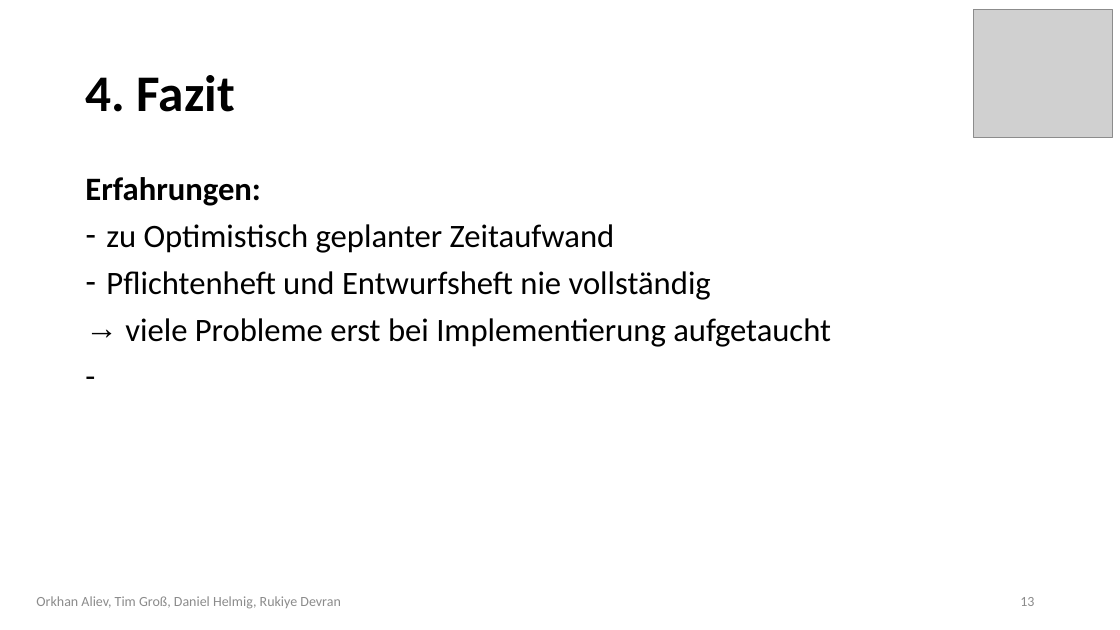
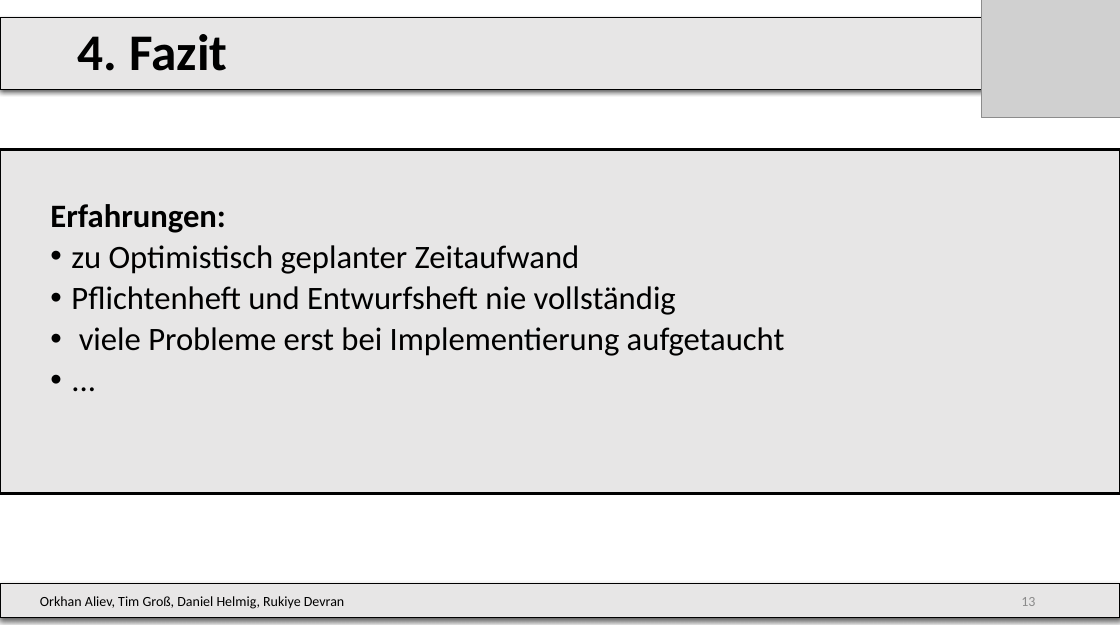
Before and after one commit to DrMopiti/pse, a slide deck: slide 13 of Abschlusspräsentation/Abschlusspräsentation.pptx. Drawn at 1120x630 pixels with LibreOffice and Linux fonts; fonts in the diff are those of the drawing; grey boxes stand for pictures; background and template pictures are left out. Boxes give left, top, right and bottom in pixels: in the first picture for what was removed or moved away, otherwise in the second. Text is boxed around its words. In the diff, an @@ line names an element or a change of style, - is before the commit and + after.

Commit message:
Folien überarbeitet, Inhalte nicht vollständig

```diff
--- a/Abschlusspräsentation/Abschlusspräsentation.pptx
+++ b/Abschlusspräsentation/Abschlusspräsentation.pptx
@@ rectangle "4. Fazit": place and size @@
-rectangle "4. Fazit" at (85,75,235,112)
+rectangle "4. Fazit" at (0,18,1004,89)
@@ rectangle "4. Fazit" at (0,18,1004,89): fill none to #E7E6E6; outline none to #000000 0.75 pt; shadow on @@
@@ picture: place and size @@
-picture at (974,10,1112,137)
+picture at (982,0,1120,117)
@@ text at (0,150,1120,494): text changed @@
--
+  • ...
@@ text "Erfahrungen:": place and size @@
-text "Erfahrungen:" at (85,177,831,347)
+text "Erfahrungen:" at (0,150,1120,494)
@@ text "Erfahrungen:" at (0,150,1120,494): fill none to #E7E6E6; outline none to #000000 2.25 pt @@
@@ text at (50,204,785,356): list level 1 to 2 in "Erfahrungen:"; bullet - to •; list level 1 to 2 in "zu Optimistisch geplanter Zeitaufwand"; list level 1 to 2 in "Pflichtenheft und Entwurfsheft nie vollständig"; bullet → to •; list level 1 to 2 in "viele Probleme erst bei Implementierung ..." @@
@@ rectangle "Orkhan Aliev, Tim Groß, Daniel ...": place and size @@
-rectangle "Orkhan Aliev, Tim Groß, Daniel ..." at (36,596,340,609)
+rectangle "Orkhan Aliev, Tim Groß, Daniel ..." at (0,584,1120,618)
@@ rectangle "Orkhan Aliev, Tim Groß, Daniel ..." at (0,584,1120,618): text colour #8C8C8C to #000000; alignment centre to left; fill none to #E7E6E6; outline none to #000000 0.75 pt; shadow on @@
@@ text added at (792,584,1044,618), 12 pt, text #8C8C8C @@
+13
```
Also in this commit, not shown: 14 other slides changed.
